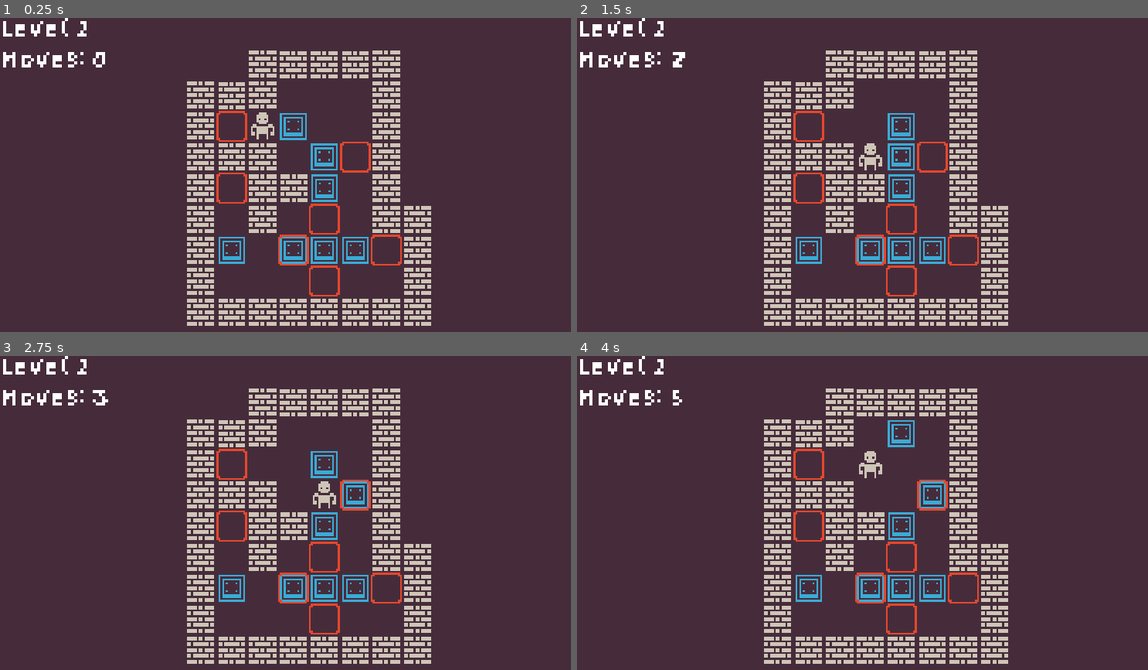
Above: before the commit, frames 1-4 (two rows, left to right).
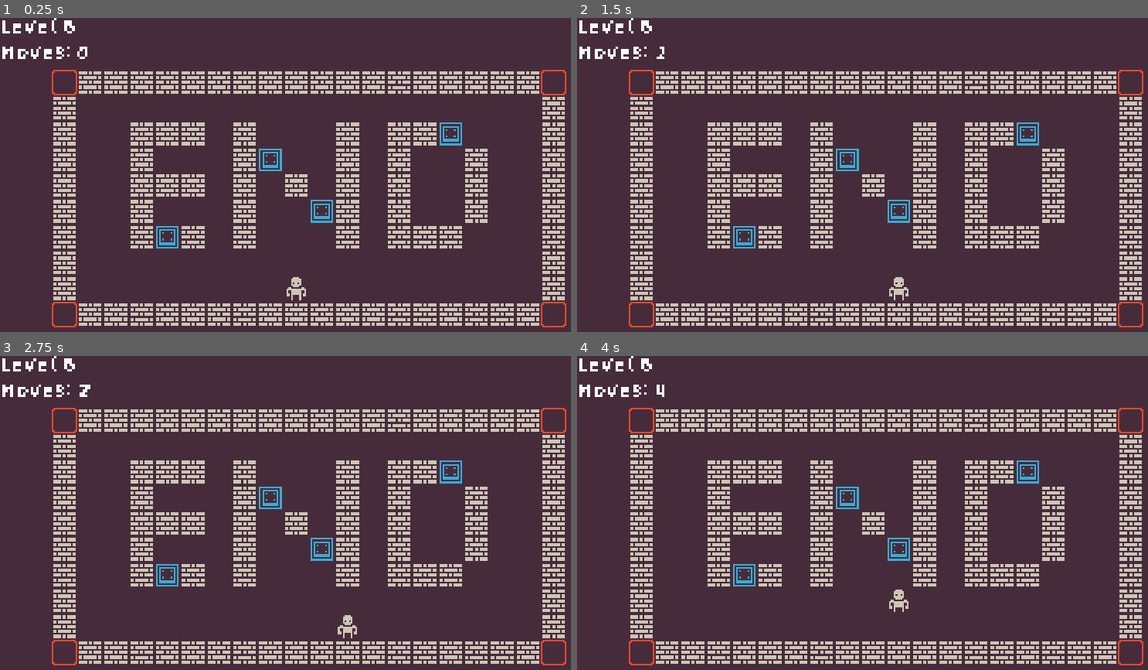
Above: after the commit, the same moments.

Repository: vicky-vittles/FirstGamesGodot
Game: Godot game, scene res://Levels/World.tscn
Two runs of this game, one before a commit and one after it. Both use one fixed random seed, a clock stepped at 60 frames per second and the inputs below. Before the commit the project starts from res://World.tscn.
Inputs (mouse positions are in pixels of both pictures, inside the frame that each line leads up to):
- Up to frame 1 (0.25 s): no input
- Up to frame 2 (1.5 s): tap Enter at 0.5 s; move the mouse to (1022, 175) at 0.52 s; hold Right (right) 0.53-1.28 s; click (1022, 175) at 0.67 s; tap Space at 1.25 s; move the mouse to (759, 209) at 1.27 s; hold Down (down) from 1.28 s (still down); click (759, 209) at 1.42 s
- Up to frame 3 (2.75 s): tap Enter at 2 s; move the mouse to (371, 453) at 2.02 s; release Down (down) at 2.03 s; hold Right (right) from 2.03 s (still down); click (371, 453) at 2.17 s
- Up to frame 4 (4 s): tap Space at 2.75 s; move the mouse to (856, 600) at 2.77 s; release Right (right) at 2.78 s; hold Up (up) 2.78-3.53 s; click (856, 600) at 2.92 s; tap Enter at 3.5 s; move the mouse to (1073, 582) at 3.52 s; hold Left (left) from 3.53 s (still down); click (1073, 582) at 3.67 s

The runs differ from the first frame. In frame 1, 24% of the frame differs, in the area x 0-100%, y 0-99%; in frame 2, 24%; in frame 3, 24%; in frame 4, 24%.

Commit message:
Extended Sokoban game

Diff:
--- a/Emilio-Sokoban2D/Box.tscn
+++ b/Emilio-Sokoban2D/Entities/Box.tscn
@@ -1,7 +1,8 @@
 [gd_scene load_steps=4 format=2]
 
 [ext_resource path="res://Assets/box.png" type="Texture" id=1]
-[ext_resource path="res://Box.gd" type="Script" id=2]
+[ext_resource path="res://Entities/Box.gd" type="Script" id=2]
+
 
 [sub_resource type="RectangleShape2D" id=1]
 extents = Vector2( 8, 8 )
--- a/Emilio-Sokoban2D/Player.gd
+++ b/Emilio-Sokoban2D/Entities/Player.gd
@@ -5,9 +5,16 @@
 
 onready var ray = $RayCast2D
 onready var tween = $Tween
+onready var step_sfx = $Step
+onready var mouse_click_sfx = $MouseClick
 
 var steps = 0
 var direction = Vector2()
+
+func _input(event):
+	if event is InputEventMouseButton:
+		if event.button_index == BUTTON_LEFT:
+			mouse_click_sfx.play()
 
 func _process(delta):
 	if not tween.is_active():
@@ -27,11 +34,14 @@
 		tween.interpolate_property(self, "position", position, position + end_position, 0.1, TRANS, EASE)
 
 		if not ray.is_colliding():
-			tween.start()
-			steps += 1
+			step()
 		else:
 			var collider = ray.get_collider()
 			if collider.is_in_group("boxes"):
 				if collider.move(direction):
-					tween.start()
-					steps += 1
+					step()
+
+func step():
+	tween.start()
+	step_sfx.play()
+	steps += 1
--- a/Emilio-Sokoban2D/Player.tscn
+++ b/Emilio-Sokoban2D/Entities/Player.tscn
@@ -1,7 +1,9 @@
-[gd_scene load_steps=4 format=2]
+[gd_scene load_steps=6 format=2]
 
 [ext_resource path="res://Assets/player.png" type="Texture" id=1]
-[ext_resource path="res://Player.gd" type="Script" id=2]
+[ext_resource path="res://Entities/Player.gd" type="Script" id=2]
+[ext_resource path="res://Assets/player_step.wav" type="AudioStream" id=3]
+[ext_resource path="res://Assets/mouse_click.wav" type="AudioStream" id=4]
 
 [sub_resource type="RectangleShape2D" id=1]
 extents = Vector2( 8, 8 )
@@ -24,3 +26,9 @@
 cast_to = Vector2( 0, 16 )
 
 [node name="Tween" type="Tween" parent="."]
+
+[node name="Step" type="AudioStreamPlayer" parent="."]
+stream = ExtResource( 3 )
+
+[node name="MouseClick" type="AudioStreamPlayer" parent="."]
+stream = ExtResource( 4 )
--- a/Emilio-Sokoban2D/Spot.gd
+++ b/Emilio-Sokoban2D/Entities/Spot.gd
@@ -1,9 +1,12 @@
 extends Area2D
+
+onready var click = $Click
 
 var occupied = false
 
 func _on_Spot_body_entered(body):
 	if body.is_in_group("boxes"):
+		click.play()
 		occupied = true
 
 func _on_Spot_body_exited(body):
--- a/Emilio-Sokoban2D/Spot.tscn
+++ b/Emilio-Sokoban2D/Entities/Spot.tscn
@@ -1,7 +1,8 @@
-[gd_scene load_steps=4 format=2]
+[gd_scene load_steps=5 format=2]
 
 [ext_resource path="res://Assets/goal.png" type="Texture" id=1]
-[ext_resource path="res://Spot.gd" type="Script" id=2]
+[ext_resource path="res://Entities/Spot.gd" type="Script" id=2]
+[ext_resource path="res://Assets/box_click_on_spot.wav" type="AudioStream" id=3]
 
 [sub_resource type="RectangleShape2D" id=1]
 extents = Vector2( 4, 4 )
@@ -16,5 +17,8 @@
 [node name="Sprite" type="Sprite" parent="."]
 texture = ExtResource( 1 )
 centered = false
+
+[node name="Click" type="AudioStreamPlayer" parent="."]
+stream = ExtResource( 3 )
 [connection signal="body_entered" from="." to="." method="_on_Spot_body_entered"]
 [connection signal="body_exited" from="." to="." method="_on_Spot_body_exited"]
--- a/Emilio-Sokoban2D/Globals.gd
+++ b/Emilio-Sokoban2D/Globals.gd
@@ -1,3 +1,6 @@
 extends Node
 
 const TILE_SIZE : int = 16
+const SCREEN_WIDTH : int = 24
+const SCREEN_HEIGHT : int = 14
+var actual_level = 6
--- /dev/null
+++ b/Emilio-Sokoban2D/Levels/World.gd
@@ -0,0 +1,120 @@
+extends Node2D
+
+const WALL_PS = preload("res://Entities/Wall.tscn")
+const BOX_PS = preload("res://Entities/Box.tscn")
+const SPOT_PS = preload("res://Entities/Spot.tscn")
+const PLAYER_PS = preload("res://Entities/Player.tscn")
+
+var level_data = {
+	width = 0,
+	height = 0,
+	level = ""
+}
+
+onready var spots = $Objects/Spots
+onready var blocks = $Objects/Boxes
+onready var walls = $Objects/Walls
+var player
+onready var level_cleared_dialog = $UI/AcceptDialog
+onready var level_label = $UI/NameLabel
+onready var moves_label = $UI/MovesLabel
+onready var completed_sfx = $Completed
+
+var ended_level = false
+
+
+func _ready():
+	build_level(Globals.actual_level)
+
+
+func build_level(level_id):
+	ended_level = false
+	level_label.text = "Level " + str(level_id)
+
+	var file = File.new()
+	file.open("res://Levels/level_" + str(level_id) + ".tres", File.READ)
+	var value = file.get_as_text()
+	file.close()
+
+	level_data = parse_json(value)
+
+	var level_layout = level_data.level.strip_escapes().strip_edges(true, true).split(',')
+
+	var objects_offset = Vector2()
+	objects_offset.x = Globals.TILE_SIZE * ((Globals.SCREEN_WIDTH - level_data.width) / 2)
+	objects_offset.y = Globals.TILE_SIZE * ((Globals.SCREEN_HEIGHT - level_data.height) / 2)
+
+	var i = 0
+	while i < level_layout.size():
+		var new_object
+
+		var x = Globals.TILE_SIZE * (i % int(level_data.width))
+		var y = Globals.TILE_SIZE * int(i / float(level_data.width))
+
+		match level_layout[i]:
+			"B":
+				new_object = BOX_PS.instance()
+				blocks.add_child(new_object)
+			"F":
+				new_object = BOX_PS.instance()
+				blocks.add_child(new_object)
+
+				level_layout[i] = "S"
+				i -= 1
+			"W":
+				new_object = WALL_PS.instance()
+				walls.add_child(new_object)
+			"P":
+				new_object = PLAYER_PS.instance()
+				add_child(new_object)
+
+				player = new_object
+			"S":
+				new_object = SPOT_PS.instance()
+				spots.add_child(new_object)
+			_:
+				pass
+
+		if new_object:
+			new_object.position = Vector2(x, y) + objects_offset
+
+		i += 1
+
+
+func remove_level():
+	for block in blocks.get_children():
+		block.queue_free()
+
+	for wall in walls.get_children():
+		wall.queue_free()
+
+	for spot in spots.get_children():
+		spot.queue_free()
+
+	player.queue_free()
+
+
+func _process(delta):
+	if player:
+		moves_label.text = "Moves: " + str(player.steps)
+
+	if Input.is_action_just_pressed("reload"):
+		get_tree().reload_current_scene()
+
+	if check_victory() and not ended_level:
+		ended_level = true
+		completed_sfx.play()
+		level_cleared_dialog.show()
+
+
+func check_victory():
+	for child in spots.get_children():
+		if not child.occupied:
+			return false
+	return true
+
+
+func _on_AcceptDialog_confirmed():
+	remove_level()
+	Globals.actual_level += 1
+	build_level(Globals.actual_level)
--- /dev/null
+++ b/Emilio-Sokoban2D/Levels/World.tscn
@@ -0,0 +1,95 @@
+[gd_scene load_steps=6 format=2]
+
+[ext_resource path="res://Systems/SceneChanger.tscn" type="PackedScene" id=1]
+[ext_resource path="res://Assets/gmae.wav" type="AudioStream" id=2]
+[ext_resource path="res://Assets/YosterFont.tres" type="DynamicFont" id=5]
+[ext_resource path="res://Levels/World.gd" type="Script" id=6]
+
+[sub_resource type="Theme" id=1]
+default_font = ExtResource( 5 )
+Button/colors/font_color = Color( 0.88, 0.88, 0.88, 1 )
+Button/colors/font_color_disabled = Color( 0.9, 0.9, 0.9, 0.2 )
+Button/colors/font_color_hover = Color( 0.94, 0.94, 0.94, 1 )
+Button/colors/font_color_pressed = Color( 1, 1, 1, 1 )
+Button/constants/hseparation = 2
+Button/fonts/font = null
+Button/styles/disabled = null
+Button/styles/focus = null
+Button/styles/hover = null
+Button/styles/normal = null
+Button/styles/pressed = null
+
+[node name="Level" type="Node2D"]
+script = ExtResource( 6 )
+__meta__ = {
+"_edit_lock_": true
+}
+
+[node name="Objects" type="Node2D" parent="."]
+__meta__ = {
+"_edit_lock_": true
+}
+
+[node name="Walls" type="Node2D" parent="Objects"]
+__meta__ = {
+"_edit_lock_": true
+}
+
+[node name="Boxes" type="Node2D" parent="Objects"]
+__meta__ = {
+"_edit_lock_": true
+}
+
+[node name="Spots" type="Node2D" parent="Objects"]
+__meta__ = {
+"_edit_lock_": true
+}
+
+[node name="Camera2D" type="Camera2D" parent="."]
+anchor_mode = 0
+current = true
+zoom = Vector2( 0.3, 0.3 )
+
+[node name="UI" type="Control" parent="."]
+margin_right = 40.0
+margin_bottom = 40.0
+theme = SubResource( 1 )
+__meta__ = {
+"_edit_use_anchors_": false
+}
+
+[node name="AcceptDialog" type="AcceptDialog" parent="UI"]
+margin_left = 112.0
+margin_top = 64.0
+margin_right = 218.0
+margin_bottom = 128.0
+window_title = "=D"
+dialog_text = "Level Cleared!"
+__meta__ = {
+"_edit_use_anchors_": false
+}
+
+[node name="NameLabel" type="Label" parent="UI"]
+margin_right = 49.0
+margin_bottom = 14.0
+custom_fonts/font = ExtResource( 5 )
+text = "Level 1"
+__meta__ = {
+"_edit_use_anchors_": false
+}
+
+[node name="MovesLabel" type="Label" parent="UI"]
+margin_top = 16.0
+margin_right = 52.0
+margin_bottom = 30.0
+custom_fonts/font = ExtResource( 5 )
+text = "Moves: "
+__meta__ = {
+"_edit_use_anchors_": false
+}
+
+[node name="SceneChanger" parent="." instance=ExtResource( 1 )]
+
+[node name="Completed" type="AudioStreamPlayer" parent="."]
+stream = ExtResource( 2 )
+[connection signal="confirmed" from="UI/AcceptDialog" to="." method="_on_AcceptDialog_confirmed"]
--- /dev/null
+++ b/Emilio-Sokoban2D/Levels/level_1.tres
@@ -0,0 +1,15 @@
+{
+  "width": 8,
+  "height": 9,
+  "level": "
+E,E,W,W,W,W,W,E,
+W,W,W,E,E,E,W,E,
+W,S,P,B,E,E,W,E,
+W,W,W,E,B,S,W,E,
+W,S,W,W,B,E,W,E,
+W,E,W,E,S,E,W,W,
+W,B,E,F,B,B,S,W,
+W,E,E,E,S,E,E,W,
+W,W,W,W,W,W,W,W
+"
+}
--- /dev/null
+++ b/Emilio-Sokoban2D/Levels/level_2.tres
@@ -0,0 +1,17 @@
+{
+  "width": 22,
+  "height": 11,
+  "level": "
+E,E,E,E,W,W,W,W,W,E,E,E,E,E,E,E,E,E,E,E,E,E,
+E,E,E,E,W,E,E,E,W,E,E,E,E,E,E,E,E,E,E,E,E,E,
+E,E,E,E,W,B,E,E,W,E,E,E,E,E,E,E,E,E,E,E,E,E,
+E,E,W,W,W,E,E,B,W,W,W,E,E,E,E,E,E,E,E,E,E,E,
+E,E,W,E,E,B,E,E,B,E,W,E,E,E,E,E,E,E,E,E,E,E,
+W,W,W,E,W,E,W,W,W,E,W,E,E,E,E,E,W,W,W,W,W,W,
+W,E,E,E,W,E,W,W,W,E,W,W,W,W,W,W,W,E,E,S,S,W,
+W,E,B,E,E,B,E,E,E,E,E,E,E,E,E,E,E,E,E,S,S,W,
+W,W,W,W,W,E,W,W,W,W,E,W,P,W,W,W,W,E,E,S,S,W,
+E,E,E,E,W,E,E,E,E,E,E,W,W,W,E,E,W,W,W,W,W,W,
+E,E,E,E,W,W,W,W,W,W,W,W,E,E,E,E,E,E,E,E,E,E,
+"
+}
--- /dev/null
+++ b/Emilio-Sokoban2D/Levels/level_3.tres
@@ -0,0 +1,16 @@
+{
+  "width": 14,
+  "height": 10,
+  "level": "
+W,W,W,W,W,W,W,W,W,W,W,W,E,E,
+W,S,S,E,E,W,E,E,E,E,E,W,W,W,
+W,S,S,E,E,W,E,B,E,E,B,E,E,W,
+W,S,S,E,E,W,B,W,W,W,W,E,E,W,
+W,S,S,E,E,E,E,P,E,W,W,E,E,W,
+W,S,S,E,E,W,E,W,E,E,B,E,W,W,
+W,W,W,W,W,W,E,W,W,B,E,B,E,W,
+E,E,W,E,B,E,E,B,E,B,E,B,E,W,
+E,E,W,E,E,E,E,W,E,E,E,E,E,W,
+E,E,W,W,W,W,W,W,W,W,W,W,W,W,
+"
+}
--- /dev/null
+++ b/Emilio-Sokoban2D/Levels/level_4.tres
@@ -0,0 +1,16 @@
+{
+  "width": 17,
+  "height": 10,
+  "level": "
+E,E,E,E,E,E,E,E,W,W,W,W,W,W,W,W,E,
+E,E,E,E,E,E,E,E,W,E,E,E,E,E,P,W,E,
+E,E,E,E,E,E,E,E,W,E,B,W,B,E,W,W,E,
+E,E,E,E,E,E,E,E,W,E,B,E,E,B,W,E,E,
+E,E,E,E,E,E,E,E,W,W,B,E,B,E,W,E,E,
+W,W,W,W,W,W,W,W,W,E,B,E,W,E,W,W,W,
+W,S,S,S,S,E,E,W,W,E,B,E,E,B,E,E,W,
+W,W,S,S,S,E,E,E,E,B,E,E,B,E,E,E,W,
+W,S,S,S,S,E,E,W,W,W,W,W,W,W,W,W,W,
+W,W,W,W,W,W,W,W,E,E,E,E,E,E,E,E,E,
+"
+}
--- /dev/null
+++ b/Emilio-Sokoban2D/Levels/level_5.tres
@@ -0,0 +1,19 @@
+{
+  "width": 22,
+  "height": 13,
+  "level": "
+E,E,E,E,E,E,E,E,E,E,E,E,E,E,W,W,W,W,W,W,W,W,
+E,E,E,E,E,E,E,E,E,E,E,E,E,E,W,E,E,S,S,S,S,W,
+E,E,E,W,W,W,W,W,W,W,W,W,W,W,W,E,E,S,S,S,S,W,
+E,E,E,W,E,E,E,E,E,E,E,B,E,B,E,E,E,S,S,S,S,W,
+E,E,E,W,E,B,B,B,E,B,E,E,B,E,W,E,E,S,S,S,S,W,
+E,E,E,W,E,E,B,E,E,E,E,E,B,E,W,E,E,S,S,S,S,W,
+E,E,E,W,E,B,B,E,W,B,E,B,E,B,W,W,W,W,W,W,W,W,
+W,W,W,W,E,E,B,E,W,E,E,E,E,E,W,E,E,E,E,E,E,E,
+W,E,E,E,W,E,W,W,W,W,W,W,W,W,W,E,E,E,E,E,E,E,
+W,E,E,E,E,B,E,E,W,W,E,E,E,E,E,E,E,E,E,E,E,E,
+W,E,B,B,W,B,B,E,P,W,E,E,E,E,E,E,E,E,E,E,E,E,
+W,E,E,E,W,E,E,E,W,W,E,E,E,E,E,E,E,E,E,E,E,E,
+W,W,W,W,W,W,W,W,W,E,E,E,E,E,E,E,E,E,E,E,E,E,
+"
+}
--- /dev/null
+++ b/Emilio-Sokoban2D/Levels/level_6.tres
@@ -0,0 +1,16 @@
+{
+  "width": 20,
+  "height": 10,
+  "level": "
+S,W,W,W,W,W,W,W,W,W,W,W,W,W,W,W,W,W,W,S,
+W,E,E,E,E,E,E,E,E,E,E,E,E,E,E,E,E,E,E,W,
+W,E,E,W,W,W,E,W,E,E,E,W,E,W,W,B,E,E,E,W,
+W,E,E,W,E,E,E,W,B,E,E,W,E,W,E,E,W,E,E,W,
+W,E,E,W,W,W,E,W,E,W,E,W,E,W,E,E,W,E,E,W,
+W,E,E,W,E,E,E,W,E,E,B,W,E,W,E,E,W,E,E,W,
+W,E,E,W,B,W,E,W,E,E,E,W,E,W,W,W,E,E,E,W,
+W,E,E,E,E,E,E,E,E,E,E,E,E,E,E,E,E,E,E,W,
+W,E,E,E,E,E,E,E,E,P,E,E,E,E,E,E,E,E,E,W,
+S,W,W,W,W,W,W,W,W,W,W,W,W,W,W,W,W,W,W,S,
+"
+}
--- /dev/null
+++ b/Emilio-Sokoban2D/Systems/SceneChanger.gd
@@ -0,0 +1,9 @@
+extends CanvasLayer
+
+signal scene_changed()
+
+onready var animation_player = $AnimationPlayer
+onready var black = $Control/Black
+
+func change_scene():
+	pass
--- /dev/null
+++ b/Emilio-Sokoban2D/Systems/SceneChanger.tscn
@@ -0,0 +1,41 @@
+[gd_scene load_steps=3 format=2]
+
+[ext_resource path="res://Systems/SceneChanger.gd" type="Script" id=1]
+
+[sub_resource type="Animation" id=1]
+resource_name = "transition"
+length = 0.8
+tracks/0/type = "value"
+tracks/0/path = NodePath("Control/Black:modulate")
+tracks/0/interp = 1
+tracks/0/loop_wrap = true
+tracks/0/imported = false
+tracks/0/enabled = true
+tracks/0/keys = {
+"times": PoolRealArray( 0, 0.4, 0.8 ),
+"transitions": PoolRealArray( 1, 1, 1 ),
+"update": 0,
+"values": [ Color( 0, 0, 0, 0 ), Color( 1, 1, 1, 1 ), Color( 0, 0, 0, 0 ) ]
+}
+
+[node name="SceneChanger" type="CanvasLayer"]
+script = ExtResource( 1 )
+
+[node name="Control" type="Control" parent="."]
+anchor_right = 1.0
+anchor_bottom = 1.0
+__meta__ = {
+"_edit_use_anchors_": false
+}
+
+[node name="Black" type="ColorRect" parent="Control"]
+modulate = Color( 0, 0, 0, 0 )
+anchor_right = 1.0
+anchor_bottom = 1.0
+color = Color( 0, 0, 0, 1 )
+__meta__ = {
+"_edit_use_anchors_": false
+}
+
+[node name="AnimationPlayer" type="AnimationPlayer" parent="."]
+anims/transition = SubResource( 1 )
--- a/Emilio-Sokoban2D/World.gd
+++ /dev/null
@@ -1,21 +0,0 @@
-extends Node2D
-
-onready var spots = $Level/Spots
-onready var level_cleared_dialog = $UI/AcceptDialog
-onready var moves_label = $UI/MovesLabel
-onready var player = $Player
-
-func _process(delta):
-	moves_label.text = "Moves: " + str(player.steps)
-
-	if Input.is_action_just_pressed("reload"):
-		get_tree().reload_current_scene()
-
-	if check_victory():
-		level_cleared_dialog.show()
-
-func check_victory():
-	for child in spots.get_children():
-		if not child.occupied:
-			return false
-	return true
--- a/Emilio-Sokoban2D/World.tscn
+++ /dev/null
@@ -1,241 +0,0 @@
-[gd_scene load_steps=8 format=2]
-
-[ext_resource path="res://Player.tscn" type="PackedScene" id=1]
-[ext_resource path="res://Wall.tscn" type="PackedScene" id=2]
-[ext_resource path="res://Box.tscn" type="PackedScene" id=3]
-[ext_resource path="res://Spot.tscn" type="PackedScene" id=4]
-[ext_resource path="res://World.gd" type="Script" id=5]
-[ext_resource path="res://Assets/YosterFont.tres" type="DynamicFont" id=6]
-
-[sub_resource type="Theme" id=1]
-default_font = ExtResource( 6 )
-Button/colors/font_color = Color( 0.88, 0.88, 0.88, 1 )
-Button/colors/font_color_disabled = Color( 0.9, 0.9, 0.9, 0.2 )
-Button/colors/font_color_hover = Color( 0.94, 0.94, 0.94, 1 )
-Button/colors/font_color_pressed = Color( 1, 1, 1, 1 )
-Button/constants/hseparation = 2
-Button/fonts/font = null
-Button/styles/disabled = null
-Button/styles/focus = null
-Button/styles/hover = null
-Button/styles/normal = null
-Button/styles/pressed = null
-
-[node name="World" type="Node2D"]
-script = ExtResource( 5 )
-__meta__ = {
-"_edit_lock_": true
-}
-
-[node name="Player" parent="." instance=ExtResource( 1 )]
-position = Vector2( 128, 48 )
-
-[node name="Level" type="Node2D" parent="."]
-__meta__ = {
-"_edit_lock_": true
-}
-
-[node name="Walls" type="Node2D" parent="Level"]
-__meta__ = {
-"_edit_lock_": true
-}
-
-[node name="Wall" parent="Level/Walls" instance=ExtResource( 2 )]
-position = Vector2( 160, 144 )
-
-[node name="Wall2" parent="Level/Walls" instance=ExtResource( 2 )]
-position = Vector2( 176, 144 )
-
-[node name="Wall7" parent="Level/Walls" instance=ExtResource( 2 )]
-position = Vector2( 192, 144 )
-
-[node name="Wall8" parent="Level/Walls" instance=ExtResource( 2 )]
-position = Vector2( 208, 144 )
-
-[node name="Wall19" parent="Level/Walls" instance=ExtResource( 2 )]
-position = Vector2( 208, 128 )
-
-[node name="Wall20" parent="Level/Walls" instance=ExtResource( 2 )]
-position = Vector2( 208, 112 )
-
-[node name="Wall21" parent="Level/Walls" instance=ExtResource( 2 )]
-position = Vector2( 208, 96 )
-
-[node name="Wall22" parent="Level/Walls" instance=ExtResource( 2 )]
-position = Vector2( 192, 96 )
-
-[node name="Wall23" parent="Level/Walls" instance=ExtResource( 2 )]
-position = Vector2( 192, 80 )
-
-[node name="Wall24" parent="Level/Walls" instance=ExtResource( 2 )]
-position = Vector2( 192, 64 )
-
-[node name="Wall25" parent="Level/Walls" instance=ExtResource( 2 )]
-position = Vector2( 192, 48 )
-
-[node name="Wall26" parent="Level/Walls" instance=ExtResource( 2 )]
-position = Vector2( 192, 32 )
-
-[node name="Wall27" parent="Level/Walls" instance=ExtResource( 2 )]
-position = Vector2( 192, 16 )
-
-[node name="Wall28" parent="Level/Walls" instance=ExtResource( 2 )]
-position = Vector2( 176, 16 )
-
-[node name="Wall29" parent="Level/Walls" instance=ExtResource( 2 )]
-position = Vector2( 160, 16 )
-
-[node name="Wall30" parent="Level/Walls" instance=ExtResource( 2 )]
-position = Vector2( 144, 16 )
-
-[node name="Wall9" parent="Level/Walls" instance=ExtResource( 2 )]
-position = Vector2( 96, 128 )
-
-[node name="Wall3" parent="Level/Walls" instance=ExtResource( 2 )]
-position = Vector2( 144, 144 )
-
-[node name="Wall4" parent="Level/Walls" instance=ExtResource( 2 )]
-position = Vector2( 128, 144 )
-
-[node name="Wall5" parent="Level/Walls" instance=ExtResource( 2 )]
-position = Vector2( 112, 144 )
-
-[node name="Wall6" parent="Level/Walls" instance=ExtResource( 2 )]
-position = Vector2( 96, 144 )
-
-[node name="Wall10" parent="Level/Walls" instance=ExtResource( 2 )]
-position = Vector2( 96, 96 )
-
-[node name="Wall11" parent="Level/Walls" instance=ExtResource( 2 )]
-position = Vector2( 96, 112 )
-
-[node name="Wall12" parent="Level/Walls" instance=ExtResource( 2 )]
-position = Vector2( 96, 64 )
-
-[node name="Wall31" parent="Level/Walls" instance=ExtResource( 2 )]
-position = Vector2( 112, 64 )
-
-[node name="Wall32" parent="Level/Walls" instance=ExtResource( 2 )]
-position = Vector2( 128, 64 )
-
-[node name="Wall33" parent="Level/Walls" instance=ExtResource( 2 )]
-position = Vector2( 128, 80 )
-
-[node name="Wall34" parent="Level/Walls" instance=ExtResource( 2 )]
-position = Vector2( 144, 80 )
-
-[node name="Wall35" parent="Level/Walls" instance=ExtResource( 2 )]
-position = Vector2( 128, 96 )
-
-[node name="Wall13" parent="Level/Walls" instance=ExtResource( 2 )]
-position = Vector2( 96, 80 )
-
-[node name="Wall14" parent="Level/Walls" instance=ExtResource( 2 )]
-position = Vector2( 96, 32 )
-
-[node name="Wall16" parent="Level/Walls" instance=ExtResource( 2 )]
-position = Vector2( 112, 32 )
-
-[node name="Wall17" parent="Level/Walls" instance=ExtResource( 2 )]
-position = Vector2( 128, 32 )
-
-[node name="Wall18" parent="Level/Walls" instance=ExtResource( 2 )]
-position = Vector2( 128, 16 )
-
-[node name="Wall15" parent="Level/Walls" instance=ExtResource( 2 )]
-position = Vector2( 96, 48 )
-
-[node name="Boxes" type="Node2D" parent="Level"]
-__meta__ = {
-"_edit_lock_": true
-}
-
-[node name="Box" parent="Level/Boxes" instance=ExtResource( 3 )]
-position = Vector2( 144, 48 )
-
-[node name="Box2" parent="Level/Boxes" instance=ExtResource( 3 )]
-position = Vector2( 160, 64 )
-
-[node name="Box3" parent="Level/Boxes" instance=ExtResource( 3 )]
-position = Vector2( 160, 80 )
-
-[node name="Box4" parent="Level/Boxes" instance=ExtResource( 3 )]
-position = Vector2( 160, 112 )
-
-[node name="Box5" parent="Level/Boxes" instance=ExtResource( 3 )]
-position = Vector2( 144, 112 )
-
-[node name="Box7" parent="Level/Boxes" instance=ExtResource( 3 )]
-position = Vector2( 112, 112 )
-
-[node name="Box6" parent="Level/Boxes" instance=ExtResource( 3 )]
-position = Vector2( 176, 112 )
-
-[node name="Spots" type="Node2D" parent="Level"]
-__meta__ = {
-"_edit_lock_": true
-}
-
-[node name="Spot3" parent="Level/Spots" instance=ExtResource( 4 )]
-position = Vector2( 112, 48 )
-
-[node name="Spot4" parent="Level/Spots" instance=ExtResource( 4 )]
-position = Vector2( 192, 112 )
-
-[node name="Spot5" parent="Level/Spots" instance=ExtResource( 4 )]
-position = Vector2( 160, 128 )
-
-[node name="Spot6" parent="Level/Spots" instance=ExtResource( 4 )]
-position = Vector2( 144, 112 )
-
-[node name="Spot7" parent="Level/Spots" instance=ExtResource( 4 )]
-position = Vector2( 112, 80 )
-
-[node name="Spot8" parent="Level/Spots" instance=ExtResource( 4 )]
-position = Vector2( 176, 64 )
-
-[node name="Spot9" parent="Level/Spots" instance=ExtResource( 4 )]
-position = Vector2( 160, 96 )
-
-[node name="Camera2D" type="Camera2D" parent="."]
-anchor_mode = 0
-current = true
-zoom = Vector2( 0.25, 0.25 )
-
-[node name="UI" type="Control" parent="."]
-margin_right = 40.0
-margin_bottom = 40.0
-theme = SubResource( 1 )
-__meta__ = {
-"_edit_use_anchors_": false
-}
-
-[node name="AcceptDialog" type="AcceptDialog" parent="UI"]
-margin_left = 112.0
-margin_top = 64.0
-margin_right = 218.0
-margin_bottom = 128.0
-window_title = "=D"
-dialog_text = "Level Cleared!"
-__meta__ = {
-"_edit_use_anchors_": false
-}
-
-[node name="NameLabel" type="Label" parent="UI"]
-margin_right = 49.0
-margin_bottom = 14.0
-custom_fonts/font = ExtResource( 6 )
-text = "Level 1"
-__meta__ = {
-"_edit_use_anchors_": false
-}
-
-[node name="MovesLabel" type="Label" parent="UI"]
-margin_top = 16.0
-margin_right = 52.0
-margin_bottom = 30.0
-custom_fonts/font = ExtResource( 6 )
-text = "Moves: "
-__meta__ = {
-"_edit_use_anchors_": false
-}
--- a/Emilio-Sokoban2D/project.godot
+++ b/Emilio-Sokoban2D/project.godot
@@ -16,7 +16,7 @@
 [application]
 
 config/name="Emilio-Sokoban2D"
-run/main_scene="res://World.tscn"
+run/main_scene="res://Levels/World.tscn"
 config/icon="res://icon.png"
 
 [autoload]
Not shown, added: Emilio-Sokoban2D/Assets/box_click_on_spot.wav.import
Not shown, added: Emilio-Sokoban2D/Assets/gmae.wav.import
Not shown, added: Emilio-Sokoban2D/Assets/mouse_click.wav.import
Not shown, added: Emilio-Sokoban2D/Assets/player_step.wav.import
Renamed: Emilio-Sokoban2D/Box.gd -> Emilio-Sokoban2D/Entities/Box.gd
Renamed: Emilio-Sokoban2D/Wall.tscn -> Emilio-Sokoban2D/Entities/Wall.tscn
Not shown, added: Emilio-Sokoban2D/Assets/box_click_on_spot.wav
Not shown, added: Emilio-Sokoban2D/Assets/gmae.wav
Not shown, added: Emilio-Sokoban2D/Assets/mouse_click.wav
Not shown, added: Emilio-Sokoban2D/Assets/player_step.wav
